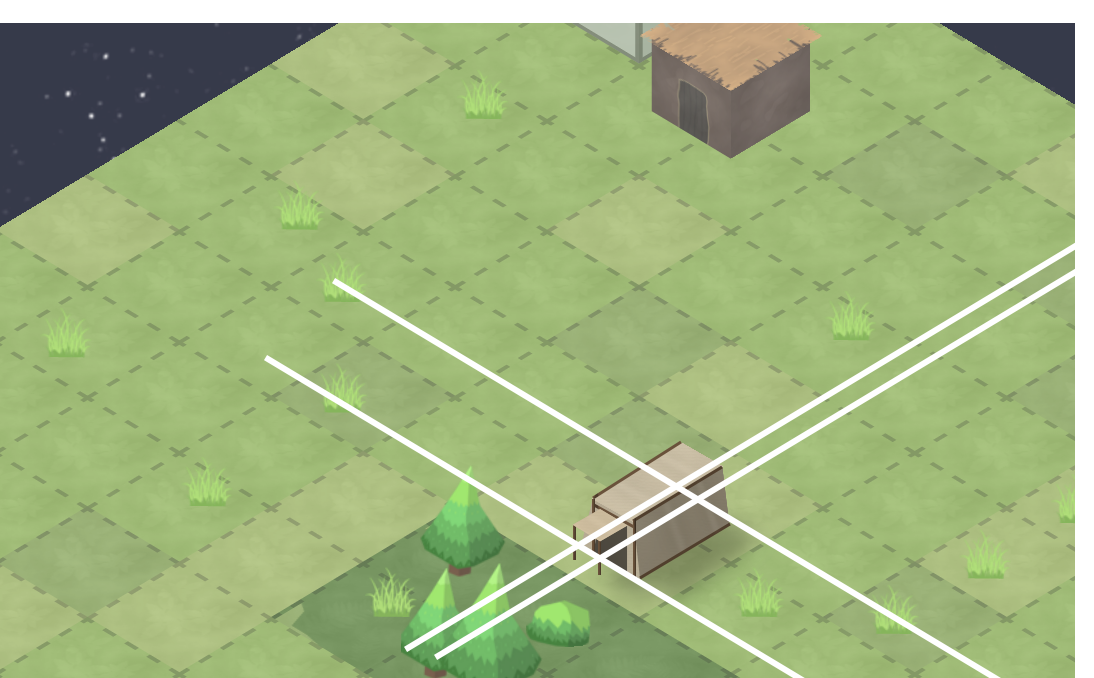
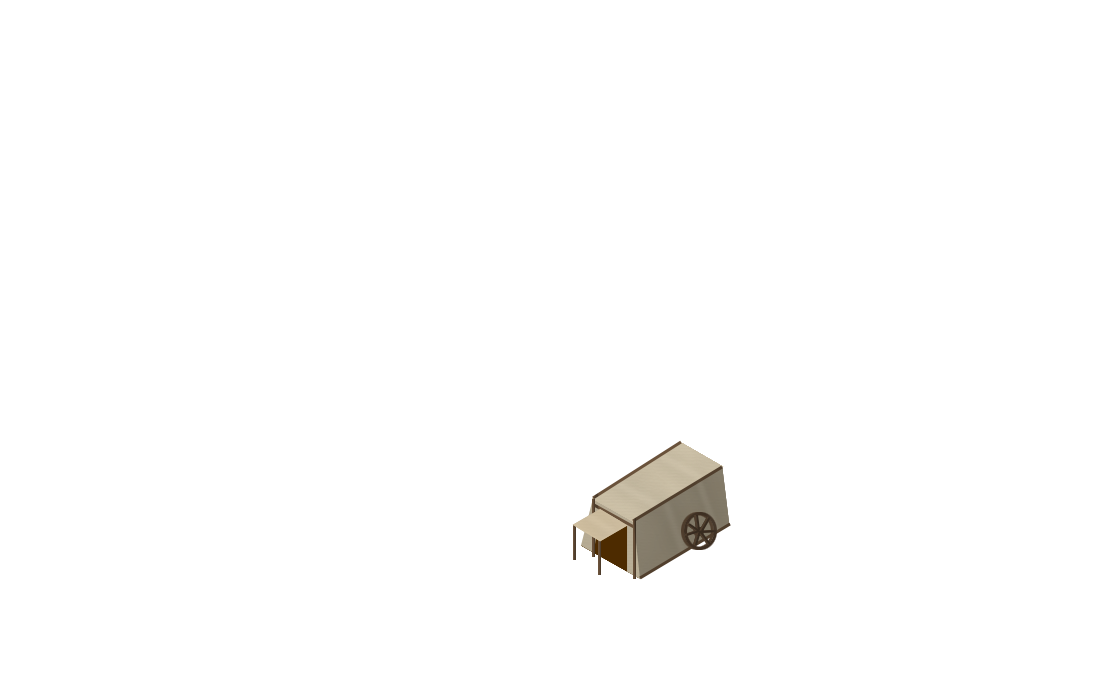
Revision of a layered 1094x678 image; what changed, layer by layer:
hid group "guides" (4 layers) over box(264, 238, 1075, 678)
"Layer 26": opacity 25% → 100%, moved it into group "lvl 1", painted on it over box(686, 441, 927, 615)
added layer "Layer 26 copy 2" in group "lvl 1" over box(684, 514, 715, 546)
added layer "Layer 26 copy" in group "lvl 1" over box(681, 512, 717, 550)
painted on "Layer 15" over box(581, 489, 730, 578)
removed layer "Layer 27" (was 25%) from group "lvl 1" over box(586, 490, 781, 622)
hid "Layer 1" over box(0, 23, 1075, 678)
hid "Layer 4" over box(0, 23, 1075, 678)
